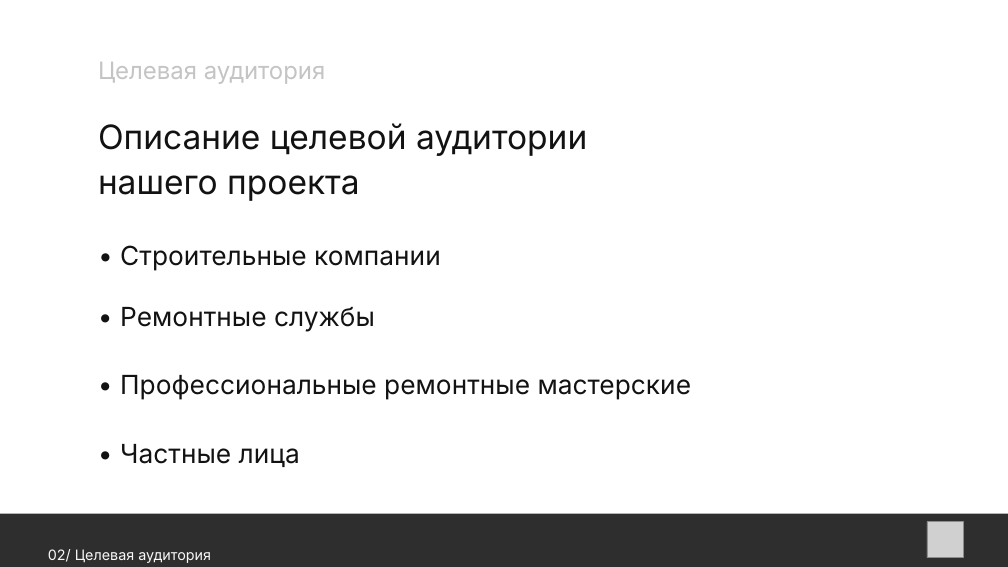
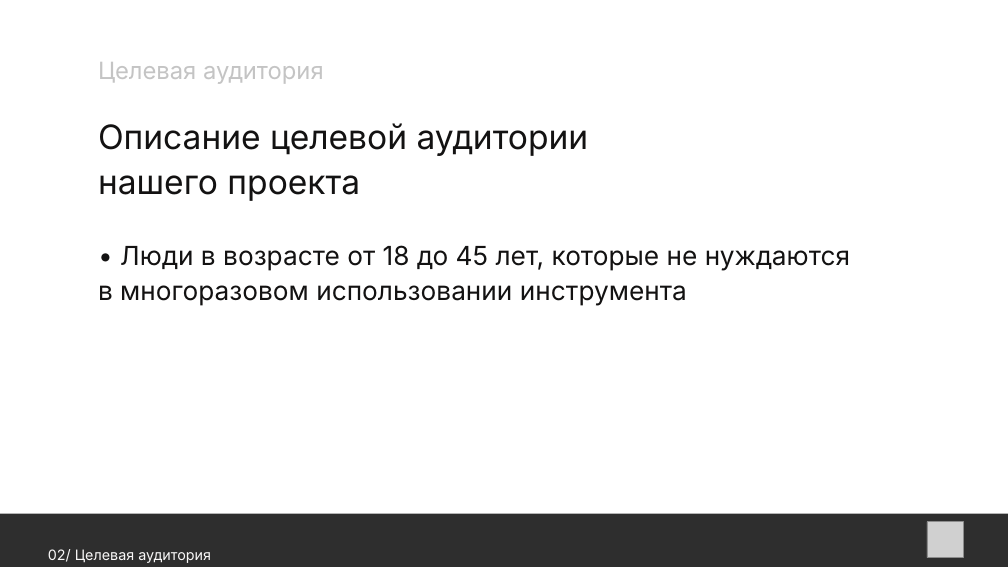
Before and after one commit to BuchnevDmitry/tp-9.2, a slide deck: slide 3 of documentation/Презентация.pptx. Drawn at 1008x567 pixels with LibreOffice and Linux fonts; fonts in the diff are those of the drawing; grey boxes stand for pictures. Boxes give left, top, right and bottom in pixels: in the first picture for what was removed or moved away, otherwise in the second. Text is boxed around its words. In the diff, an @@ line names an element or a change of style, - is before the commit and + after.

```diff
--- a/documentation/Презентация.pptx
+++ b/documentation/Презентация.pptx
@@ text "Целевая аудитория" at (98, 62, 324, 84): size 34.2 to 34 pt @@
@@ text "Описание целевой аудитории" at (98, 123, 589, 201): size 47.9 to 48 pt @@
@@ text at (98, 245, 850, 306): text changed; size 37.6 to 37.5 pt @@
-• Строительные компании
+• Люди в возрасте от 18 до 45 лет, которые не нуждаются в многоразовом использовании инструмента
@@ text removed at (120, 307, 375, 332) @@
-• Ремонтные службы
@@ text removed at (120, 375, 692, 400) @@
-• Профессиональные ремонтные мастерские
@@ text removed at (120, 444, 300, 467) @@
-• Частные лица
```
Also in this commit, not shown: 8 other slides changed, 1 other file.
